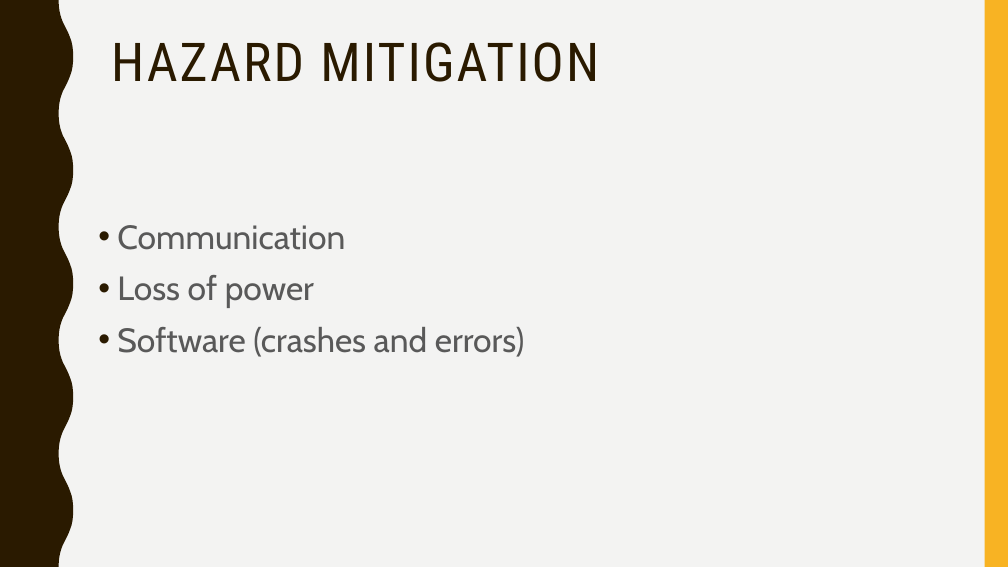
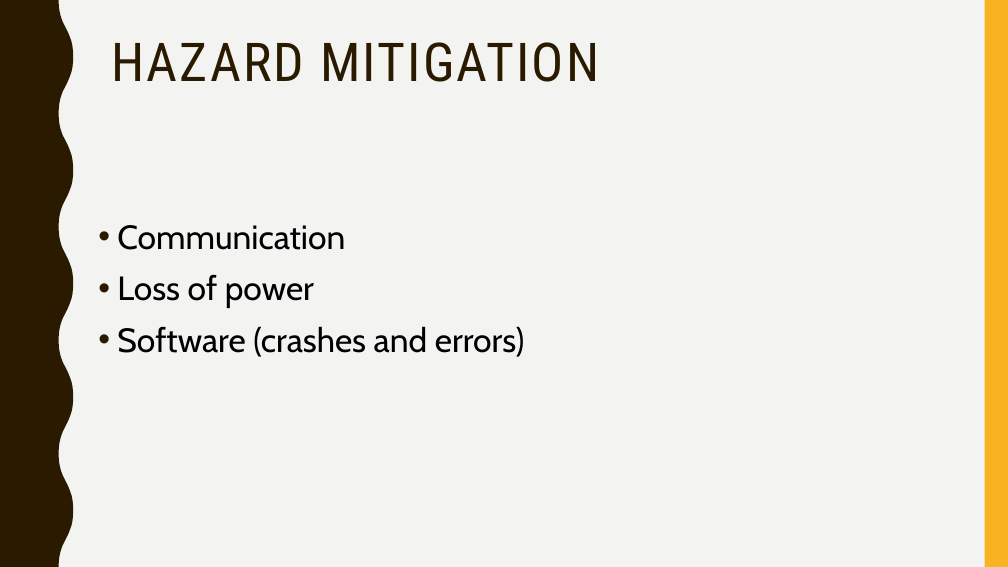
Before and after one commit to jean-lucas/vic, a slide deck: slide 17 of Presentation/Vehicle-Intersection-Control-Presentation.pptx (slide 14 before the commit). Drawn at 1008x567 pixels with LibreOffice and Linux fonts; fonts in the diff are those of the drawing. Boxes give left, top, right and bottom in pixels: in the first picture for what was removed or moved away, otherwise in the second. Text is boxed around its words. In the diff, an @@ line names an element or a change of style, - is before the commit and + after.

```diff
--- a/Presentation/Vehicle-Intersection-Control-Presentation.pptx
+++ b/Presentation/Vehicle-Intersection-Control-Presentation.pptx
@@ text "Communication" at <box>117,225,524,357</box>: text colour #595959 to #000000 @@
```
Also in this commit, not shown: 6 other slides changed, 3 slides added.
